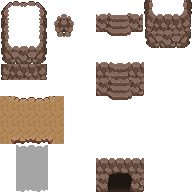
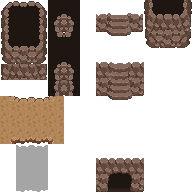
Two versions of the same layered image (w=192, h=192). Layer-by-layer changes:
painted on "Lager" over (7, 0, 184, 96)
